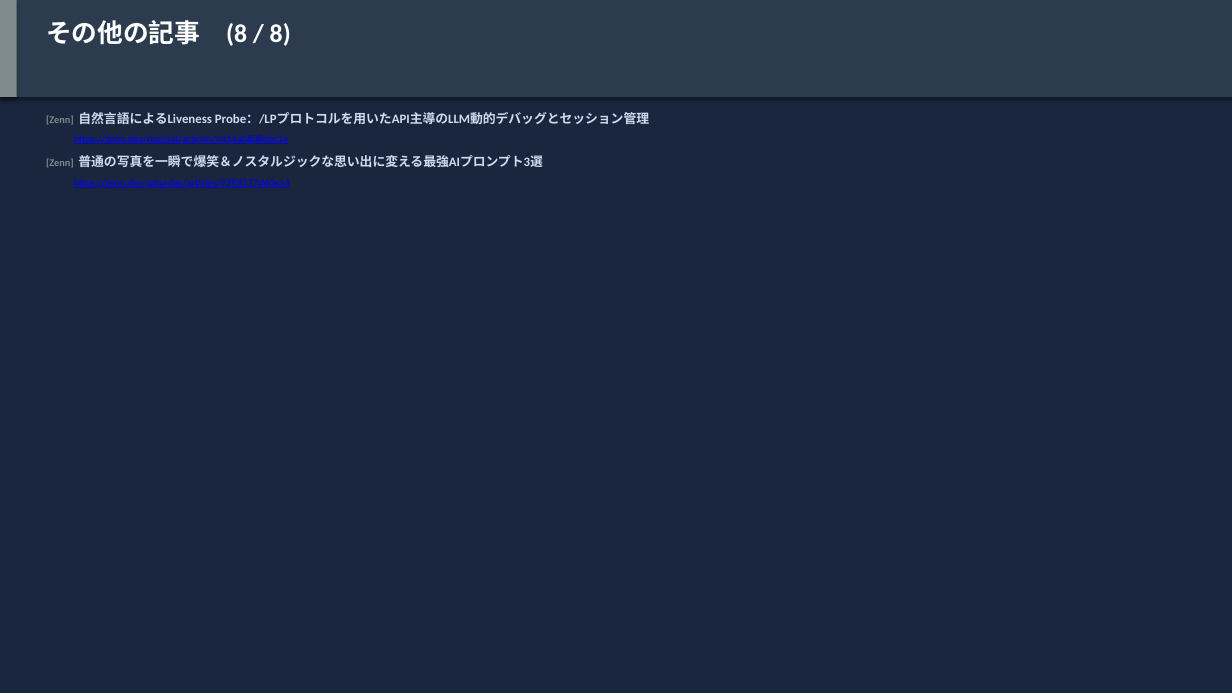
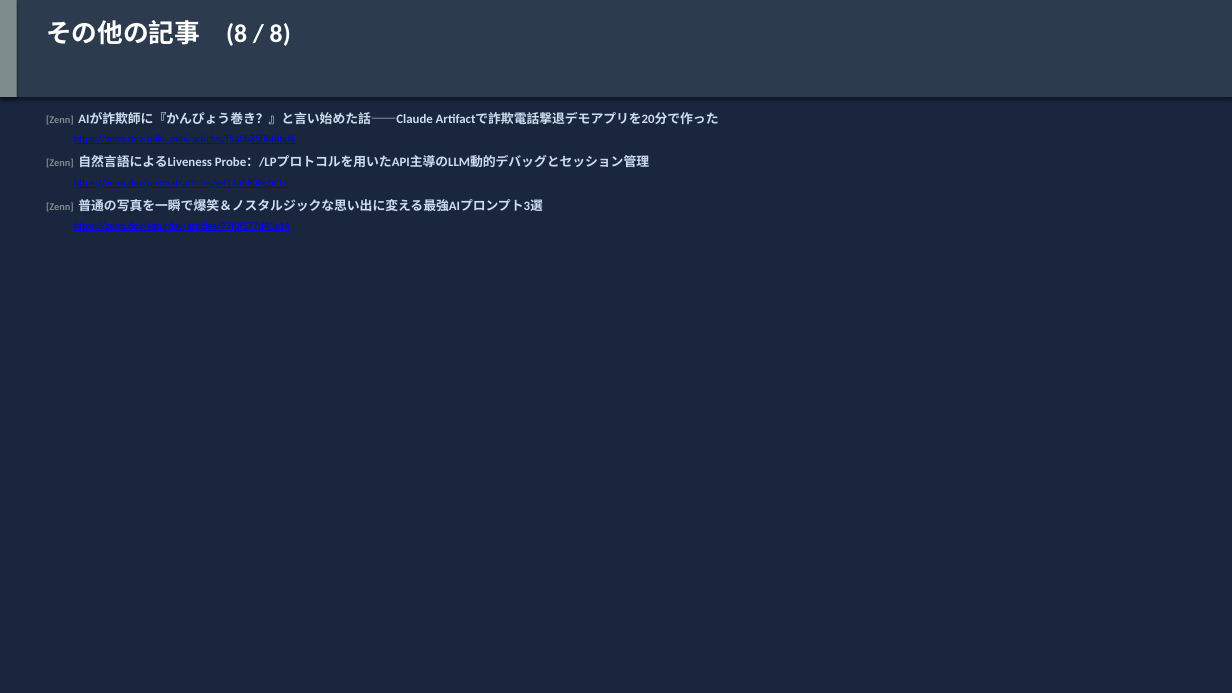
Before and after one commit to h-shoji-jws/ai-news-collector, a slide deck: slide 25 of data/2026-06-14.pptx. Drawn at 1232x693 pixels with LibreOffice and Linux fonts; fonts in the diff are those of the drawing. Boxes give left, top, right and bottom in pixels: in the first picture for what was removed or moved away, otherwise in the second. Text is boxed around its words. In the diff, an @@ line names an element or a change of style, - is before the commit and + after.

```diff
--- a/data/2026-06-14.pptx
+++ b/data/2026-06-14.pptx
@@ text added at [46, 112, 719, 125], 10 pt, text #CCDDEE, bold @@
+[Zenn] AIが詐欺師に『かんぴょう巻き？』と言い始めた話——Claude Artifactで詐欺電話撃退デモアプリを20分で作った
@@ text at [74, 135, 296, 144]: text changed @@
-https://zenn.dev/nozmat/articles/e414ab808ebc1e
+https://zenn.dev/miki_mini/articles/f5a0b85f84bbd6
@@ text "[Zenn] 自然言語によるLiveness Probe：/LPプロトコルを用いたAPI主導のLLM動的デバッグとセッシ ...": place and size @@
-text "[Zenn] 自然言語によるLiveness Probe：/LPプロトコルを用いたAPI主導のLLM動的デバッグとセッシ ..." at [46, 112, 649, 125]
+text "[Zenn] 自然言語によるLiveness Probe：/LPプロトコルを用いたAPI主導のLLM動的デバッグとセッシ ..." at [46, 155, 649, 168]
@@ text at [74, 179, 288, 188]: text changed @@
-https://zenn.dev/saturday/articles/97f0f577d40e14
+https://zenn.dev/nozmat/articles/e414ab808ebc1e
@@ text "[Zenn] 普通の写真を一瞬で爆笑＆ノスタルジックな思い出に変える最強AIプロンプト3選": place and size @@
-text "[Zenn] 普通の写真を一瞬で爆笑＆ノスタルジックな思い出に変える最強AIプロンプト3選" at [46, 155, 542, 168]
+text "[Zenn] 普通の写真を一瞬で爆笑＆ノスタルジックな思い出に変える最強AIプロンプト3選" at [46, 199, 542, 212]
@@ text added at [74, 222, 290, 231], 8 pt, text #0000FF, underline @@
+https://zenn.dev/saturday/articles/97f0f577d40e14
```
Also in this commit, not shown: 9 other slides changed, 1 other file.
